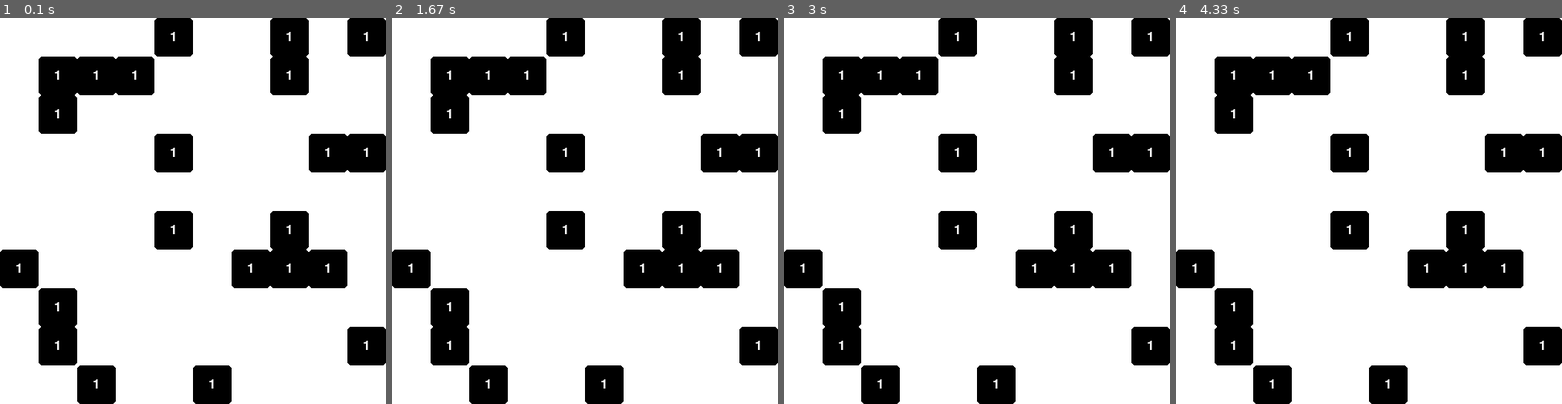
Above: before the commit, frames 1-4 (left to right).
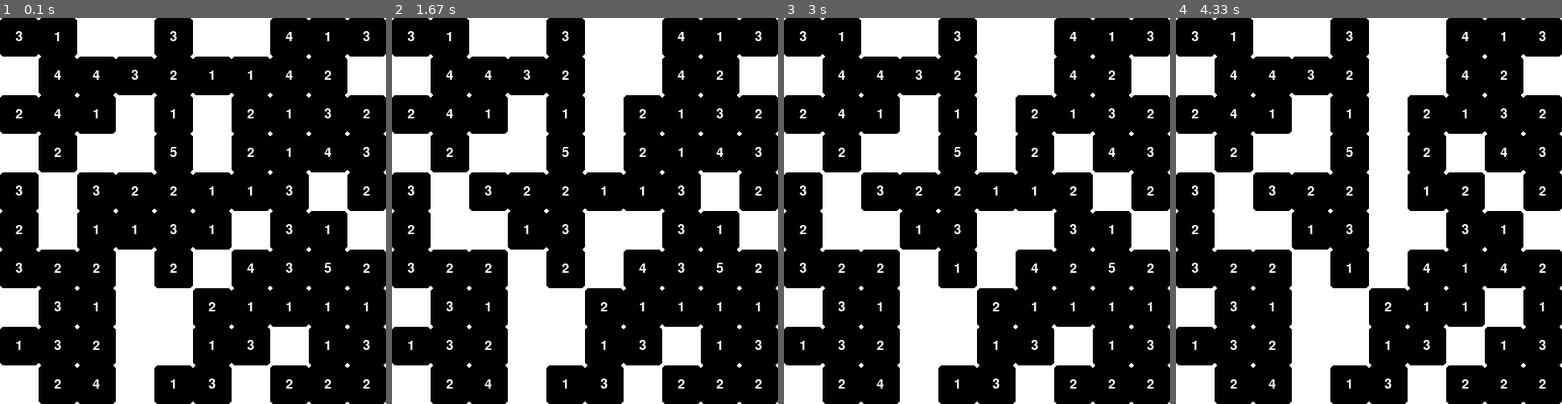
Above: after the commit, the same moments.

Repository: sillypantscoder/pygame_breakout
Game: pygame game, started from main.py
The game is run twice, just before and just after one commit, with the same random seed, the same clock (stepped at 60 frames per second) and the same inputs.
Inputs (mouse positions are in pixels of both pictures, inside the frame that each line leads up to):
- Up to frame 1 (0.1 s): no input
- Up to frame 2 (1.67 s): click (585, 211) at 0.38 s; click (492, 214) at 0.72 s; click (642, 75) at 1.05 s; click (592, 79) at 1.38 s
- Up to frame 3 (3 s): click (977, 257) at 1.72 s; click (1077, 272) at 2.05 s; click (1077, 176) at 2.38 s; click (1058, 141) at 2.72 s
- Up to frame 4 (4.33 s): click (1504, 288) at 3.05 s; click (1384, 195) at 3.38 s; click (1507, 299) at 3.72 s; click (1473, 253) at 4.05 s

The runs differ from the first frame. In frame 1, 50% of the frame differs, in the area x 0-100%, y 0-100%; in frame 2, 46%; in frame 3, 45%; in frame 4, 43%.

Commit message:
Clicking breaks blocks; higher block numbers

Diff:
--- a/main.py
+++ b/main.py
@@ -1,5 +1,6 @@
 import pygame
 import random
+import math
 
 pygame.font.init()
 
@@ -7,7 +8,7 @@
 BLACK = (0, 0, 0)
 
 BOARDSIZE = [10, 10]
-BOARD = [[random.choices([0, 1], weights=[5, 1], k=1)[0] for x in range(BOARDSIZE[0])] for y in range(BOARDSIZE[1])]
+BOARD = [[random.choices([0, 1, 2, 3, 4, 5], weights=[25, 20, 15, 10, 5, 1], k=1)[0] for x in range(BOARDSIZE[0])] for y in range(BOARDSIZE[1])]
 CELLSIZE = 50
 FONT = pygame.font.SysFont(pygame.font.get_default_font(), round(CELLSIZE / 2))
 FONTHEIGHT = FONT.render("0", True, WHITE).get_height()
@@ -20,6 +21,12 @@
 	for event in pygame.event.get():
 		if event.type == pygame.QUIT:
 			running = False
+		elif event.type == pygame.MOUSEBUTTONDOWN:
+			pos = [*pygame.mouse.get_pos()]
+			pos[0] = math.floor(pos[0] / CELLSIZE)
+			pos[1] = math.floor(pos[1] / CELLSIZE)
+			if BOARD[pos[0]][pos[1]] > 0:
+				BOARD[pos[0]][pos[1]] -= 1
 	# Drawing
 	screen.fill(WHITE)
 	rendered_board = pygame.Surface((500, 500))
